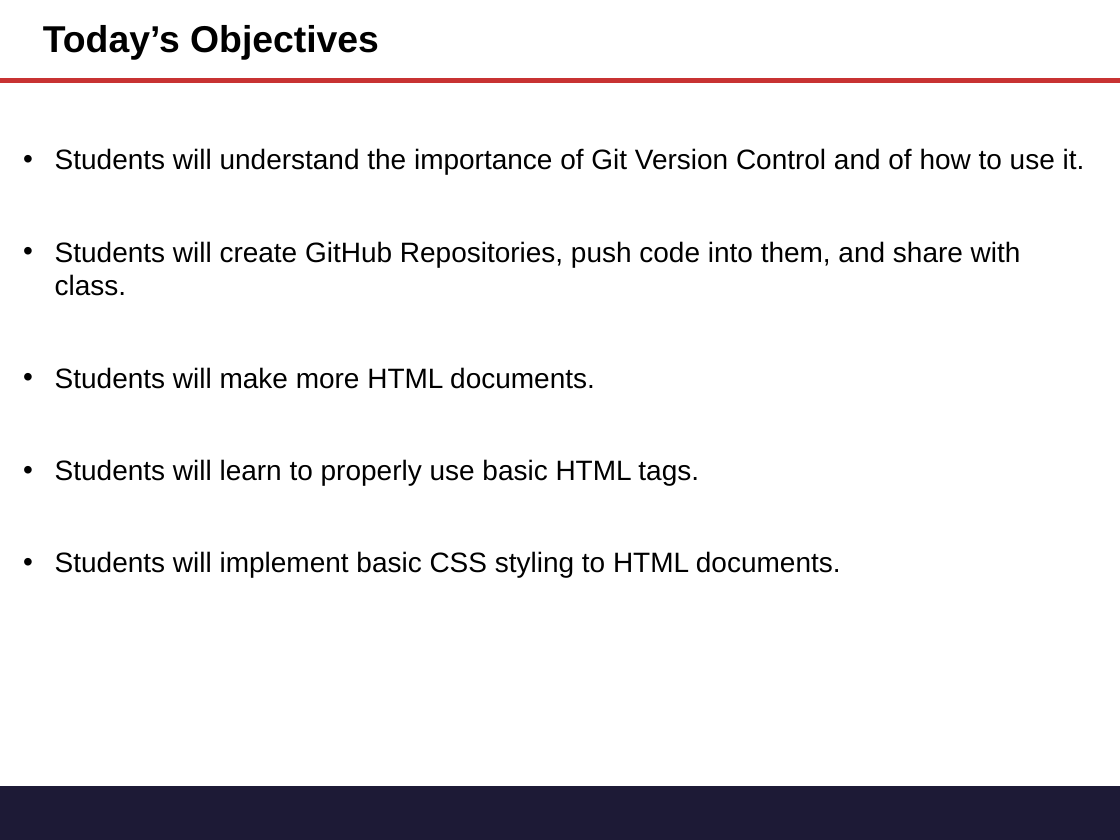
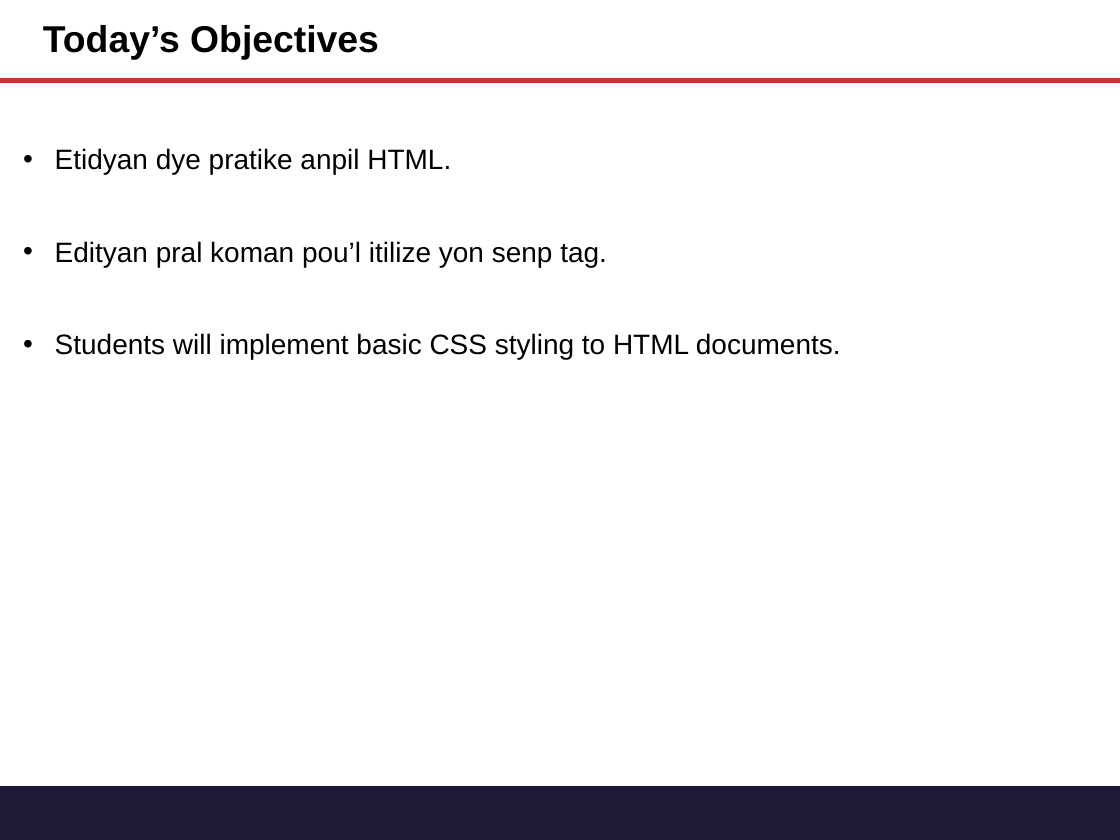
Before and after one commit to tichaiti/tichaiti-workshop, a slide deck: slide 1 of Prezantasyon/Gitn_Pro_HTML_CSS.pptx. Drawn at 1120x840 pixels with LibreOffice and Linux fonts; fonts in the diff are those of the drawing. Boxes give left, top, right and bottom in pixels: in the first picture for what was removed or moved away, otherwise in the second. Text is boxed around its words. In the diff, an @@ line names an element or a change of style, - is before the commit and + after.

```diff
--- a/Prezantasyon/Gitn_Pro_HTML_CSS.pptx
+++ b/Prezantasyon/Gitn_Pro_HTML_CSS.pptx
@@ text at box(55, 148, 607, 267): text changed @@
-• Students will understand the importance of Git Version Control and of how to use it.
-• Students will create GitHub Repositories, push code into them, and share with class.
-• Students will make more HTML documents.
-• Students will learn to properly use basic HTML tags.
+• Etidyan dye pratike anpil HTML.
+• Edityan pral koman pou’l itilize yon senp tag.
```
Also in this commit, not shown: 2 other files.
